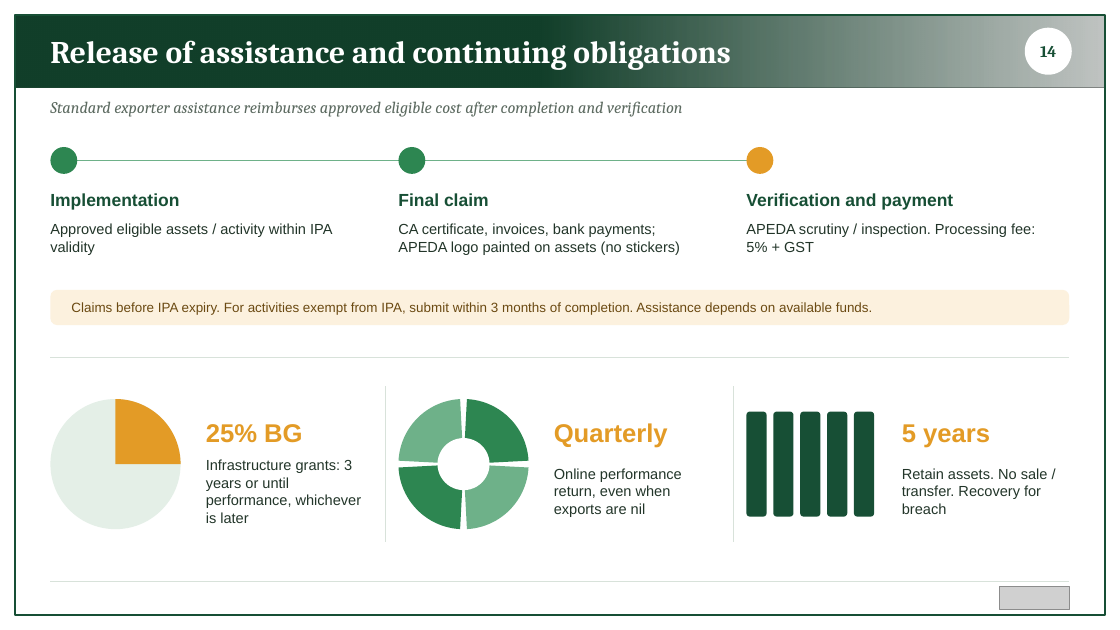
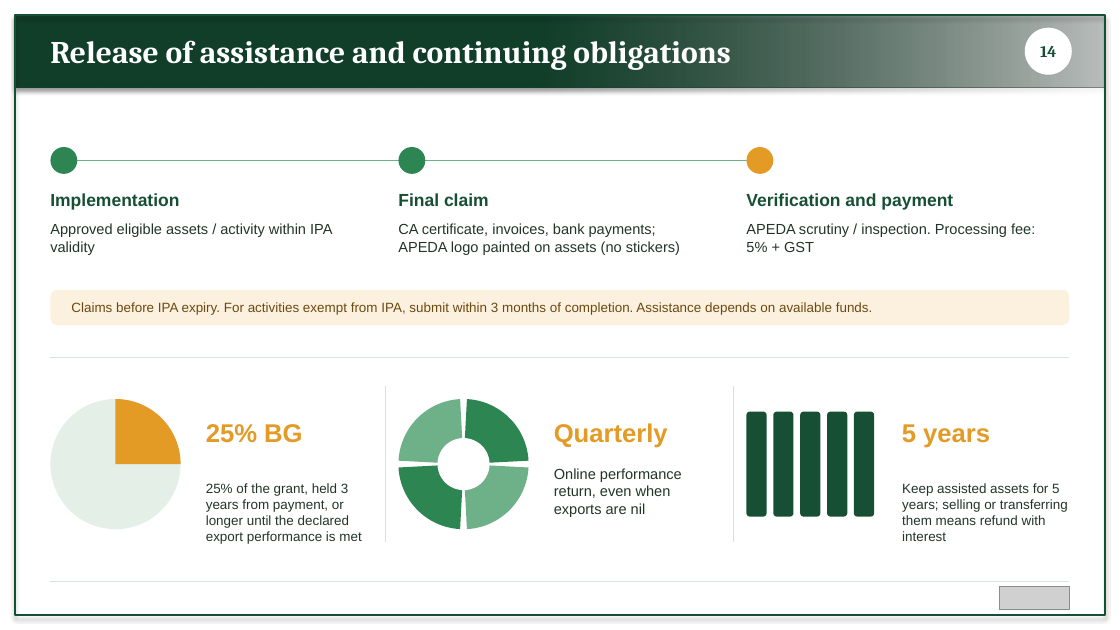
Before and after one commit to BantheFox012/FM, a slide deck: slide 14 of APEDA_BKNY.pptx. Drawn at 1120x630 pixels with LibreOffice and Linux fonts; fonts in the diff are those of the drawing; grey boxes stand for pictures. Boxes give left, top, right and bottom in pixels: in the first picture for what was removed or moved away, otherwise in the second. Text is boxed around its words. In the diff, an @@ line names an element or a change of style, - is before the commit and + after.

```diff
--- a/APEDA_BKNY.pptx
+++ b/APEDA_BKNY.pptx
@@ rectangle at [15, 15, 1105, 87]: shadow on @@
@@ rectangle at [15, 15, 1105, 615]: shadow on @@
@@ text removed at [50, 101, 682, 117] @@
-Standard exporter assistance reimburses approved eligible cost after completion and verification
@@ text at [206, 483, 361, 544]: text changed; size 12.5 to 11.5 pt @@
-Infrastructure grants: 3 years or until performance, whichever is later
+25% of the grant, held 3 years from payment, or longer until the declared export performance is met
@@ text at [902, 483, 1068, 541]: text changed; size 12.5 to 11.5 pt @@
-Retain assets. No sale / transfer. Recovery for breach
+Keep assisted assets for 5 years; selling or transferring them means refund with interest
```
Also in this commit, not shown: 12 other slides changed, 1 slide added.
